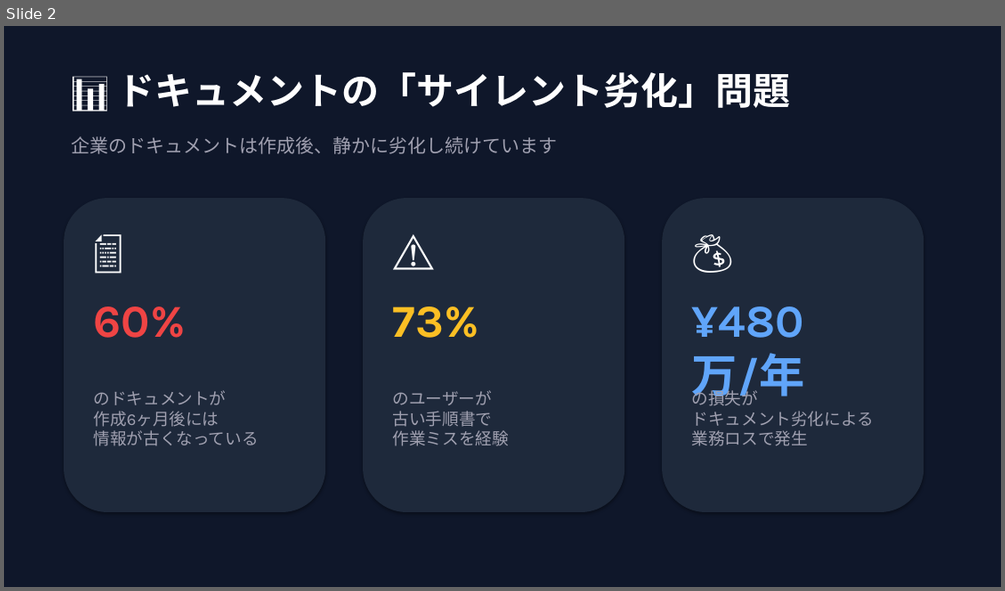
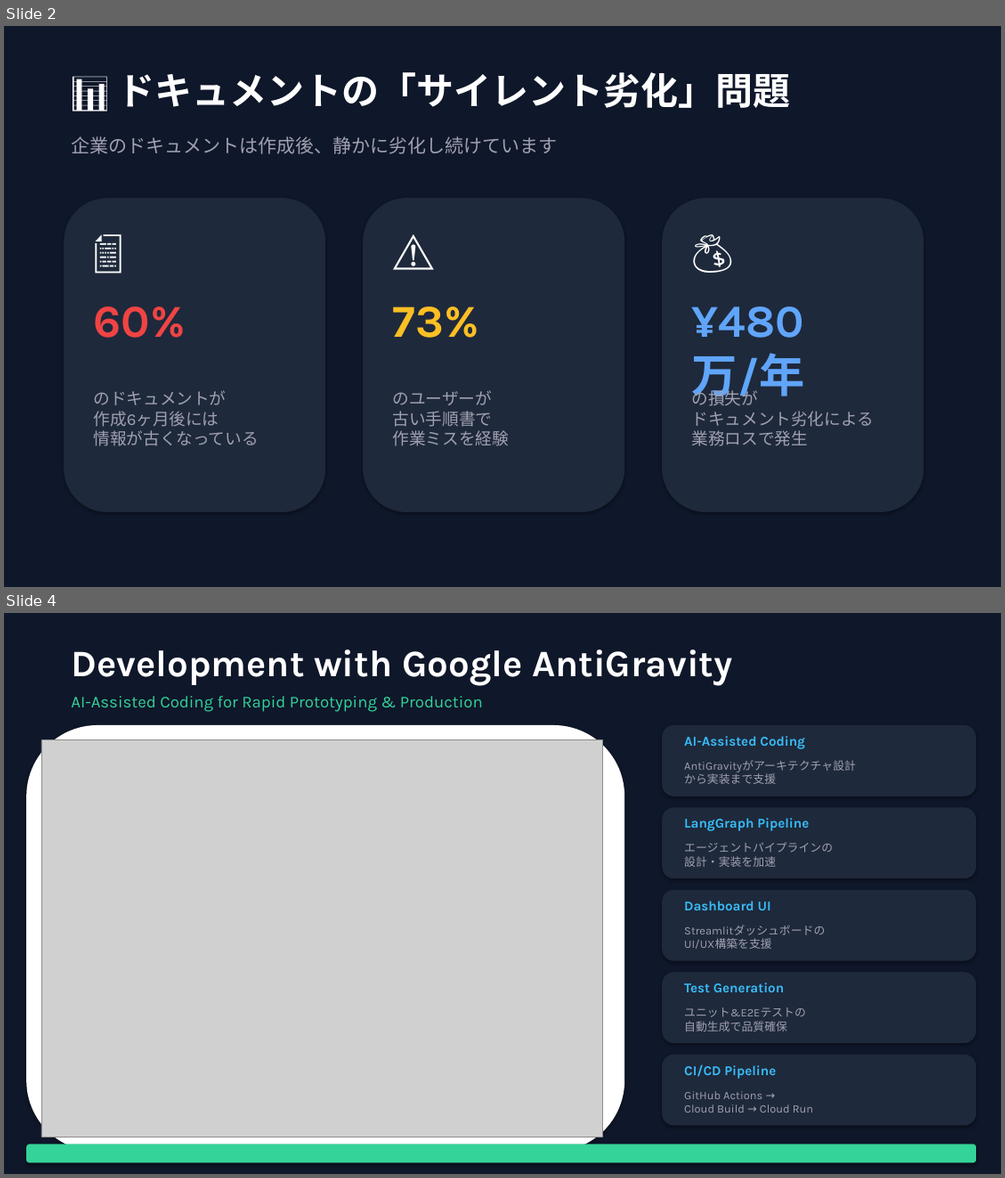
Before and after one commit to Koki0812/docugardener-agent, a slide deck: docs/demo_slides.pptx. Shown one above the other, each under a label of ours: slide 2 before the commit, slides 2 and 4 after it; the slides between them are not shown. The pictures are 1005x591 and 1005x1178 pixels, drawn with LibreOffice and Linux fonts; fonts in the diff are those of the drawing; grey boxes stand for pictures. Boxes give left, top, right and bottom in pixels: in the first picture for what was removed or moved away, otherwise in the second. Text is boxed around its words. In the diff, an @@ line names an element or a change of style, - is before the commit and + after.

Commit message:
feat: Integrate architecture diagrams and Google AntiGravity into all demo materials

```diff
--- a/docs/demo_slides.pptx
+++ b/docs/demo_slides.pptx
@@ slide 4 added at box(4, 613, 1001, 1174), background #0F172A @@
@@ text added at box(71, 649, 732, 686), 36 pt, text #FFFFFF, bold @@
+Development with Google AntiGravity
@@ text added at box(71, 696, 483, 712), 16 pt, text #34D399 @@
+AI-Assisted Coding for Rapid Prototyping & Production
@@ rounded rectangle added at box(26, 725, 624, 1151), fill #FFFFFF @@
@@ picture added at box(41, 740, 602, 1136) @@
@@ rounded rectangle added at box(662, 725, 976, 796), fill #1E293B @@
@@ text added at box(684, 736, 805, 749), 13 pt, text #38BDF8, bold @@
+AI-Assisted Coding
@@ text added at box(684, 760, 856, 784), 11 pt, text #A0A0B0 @@
+AntiGravityがアーキテクチャ設計
+から実装まで支援
@@ rounded rectangle added at box(662, 807, 976, 878), fill #1E293B @@
@@ text added at box(684, 818, 809, 831), 13 pt, text #38BDF8, bold @@
+LangGraph Pipeline
@@ text added at box(684, 842, 833, 867), 11 pt, text #A0A0B0 @@
+エージェントパイプラインの
+設計・実装を加速
@@ rounded rectangle added at box(662, 890, 976, 961), fill #1E293B @@
@@ text added at box(684, 900, 771, 910), 13 pt, text #38BDF8, bold @@
+Dashboard UI
@@ text added at box(684, 925, 825, 949), 11 pt, text #A0A0B0 @@
+Streamlitダッシュボードの
+UI/UX構築を支援
@@ rounded rectangle added at box(662, 972, 976, 1043), fill #1E293B @@
@@ text added at box(684, 982, 784, 992), 13 pt, text #38BDF8, bold @@
+Test Generation
@@ text added at box(684, 1007, 806, 1031), 11 pt, text #A0A0B0 @@
+ユニット&E2Eテストの
+自動生成で品質確保
@@ rounded rectangle added at box(662, 1054, 976, 1126), fill #1E293B @@
@@ text added at box(684, 1064, 776, 1078), 13 pt, text #38BDF8, bold @@
+CI/CD Pipeline
@@ text added at box(684, 1091, 813, 1112), 11 pt, text #A0A0B0 @@
+GitHub Actions →
+Cloud Build → Cloud Run
@@ rounded rectangle added at box(26, 1144, 976, 1163), fill #34D399 @@
```
Also in this commit, not shown: 1 other slide added, 4 other files.
